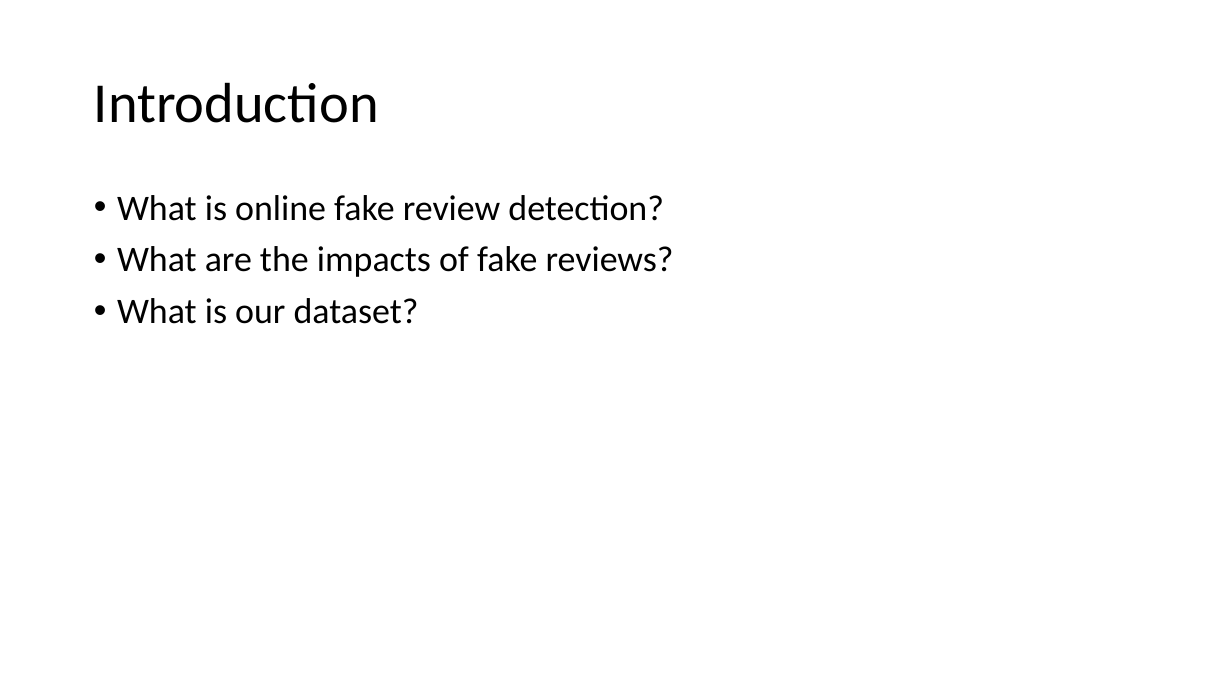
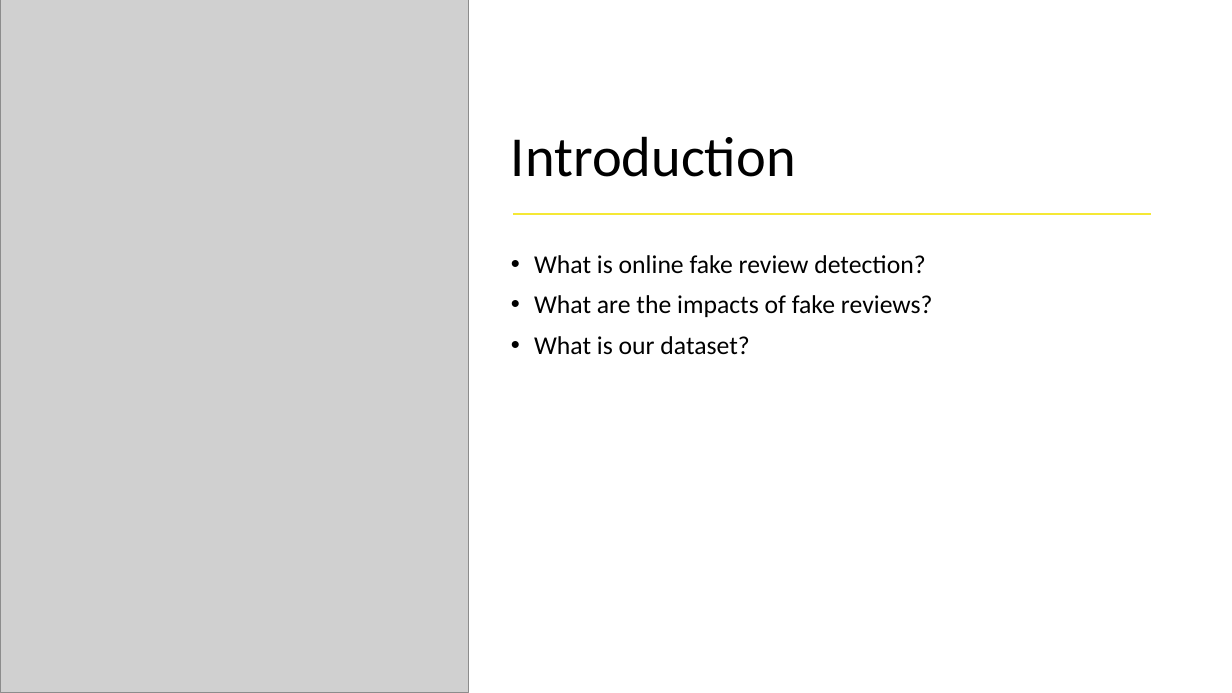
Before and after one commit to yizhang7210/w266-final-project, a slide deck: slide 3 of w266.pptx. Drawn at 1232x693 pixels with LibreOffice and Linux fonts; fonts in the diff are those of the drawing; grey boxes stand for pictures. Boxes give left, top, right and bottom in pixels: in the first picture for what was removed or moved away, otherwise in the second. Text is boxed around its words. In the diff, an @@ line names an element or a change of style, - is before the commit and + after.

```diff
--- a/w266.pptx
+++ b/w266.pptx
@@ picture added at box(0, 0, 469, 693) @@
@@ title "Introduction": place and size @@
-title "Introduction" at box(94, 82, 379, 123)
+title "Introduction" at box(511, 136, 796, 177)
@@ title "Introduction" at box(511, 136, 796, 177): vertical alignment middle to bottom @@
@@ line added from (514, 213) to (1152, 213), #F5E835 1.5 pt @@
@@ text "What is online fake review ...": place and size @@
-text "What is online fake review ..." at box(117, 195, 674, 324)
+text "What is online fake review ..." at box(534, 255, 933, 355)
@@ text "What is online fake review ..." at box(534, 255, 933, 355): size 28 to 20 pt @@
```
Also in this commit, not shown: 6 other slides changed.
